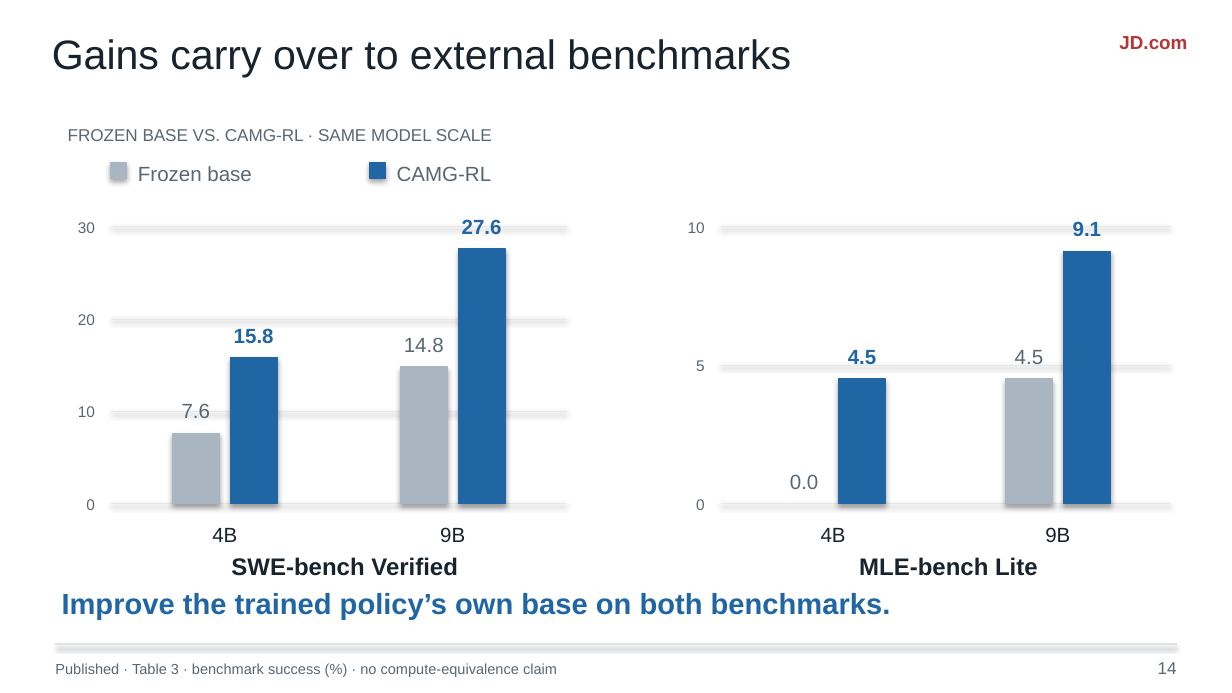
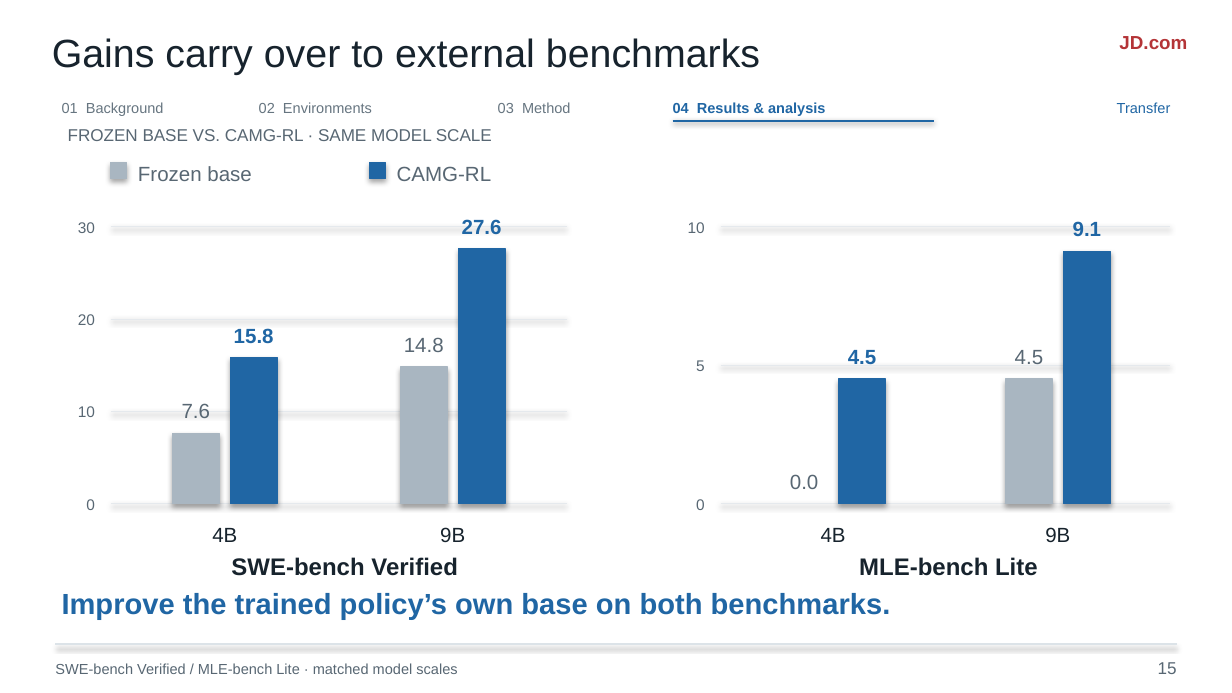
Before and after one commit to liruiluo/agentmemorygym, a slide deck: slide 15 of assets/slides/coding-agent-memory-post-training-slides.pptx (slide 14 before the commit). Drawn at 1232x693 pixels with LibreOffice and Linux fonts; fonts in the diff are those of the drawing. Boxes give left, top, right and bottom in pixels: in the first picture for what was removed or moved away, otherwise in the second. Text is boxed around its words. In the diff, an @@ line names an element or a change of style, - is before the commit and + after.

```diff
--- a/assets/slides/coding-agent-memory-post-training-slides.pptx
+++ b/assets/slides/coding-agent-memory-post-training-slides.pptx
@@ text "Gains carry over to external ..." at <box>52,38,760,74</box>: size 24 to 23 pt @@
@@ text added at <box>62,102,164,116</box>, 8.5 pt, text #667580 @@
+01 Background
@@ text added at <box>259,102,372,113</box>, 8.5 pt, text #667580 @@
+02 Environments
@@ text added at <box>498,102,571,113</box>, 8.5 pt, text #667580 @@
+03 Method
@@ text added at <box>673,102,825,116</box>, 8.5 pt, text #2066A4, bold @@
+04 Results & analysis
@@ text added at <box>1117,102,1171,113</box>, 8.5 pt, text #2066A4 @@
+Transfer
@@ line added from (673, 121) to (934, 121), #2066A4 1.3 pt @@
@@ text at <box>55,663,457,674</box>: text changed @@
-Published · Table 3 · benchmark success (%) · no compute-equivalence claim
+SWE-bench Verified / MLE-bench Lite · matched model scales
@@ text at <box>1158,662,1177,674</box>: text changed @@
-14
+15
```
Also in this commit, not shown: 11 other slides changed, 5 slides added, 4 slides removed, 17 other files.
